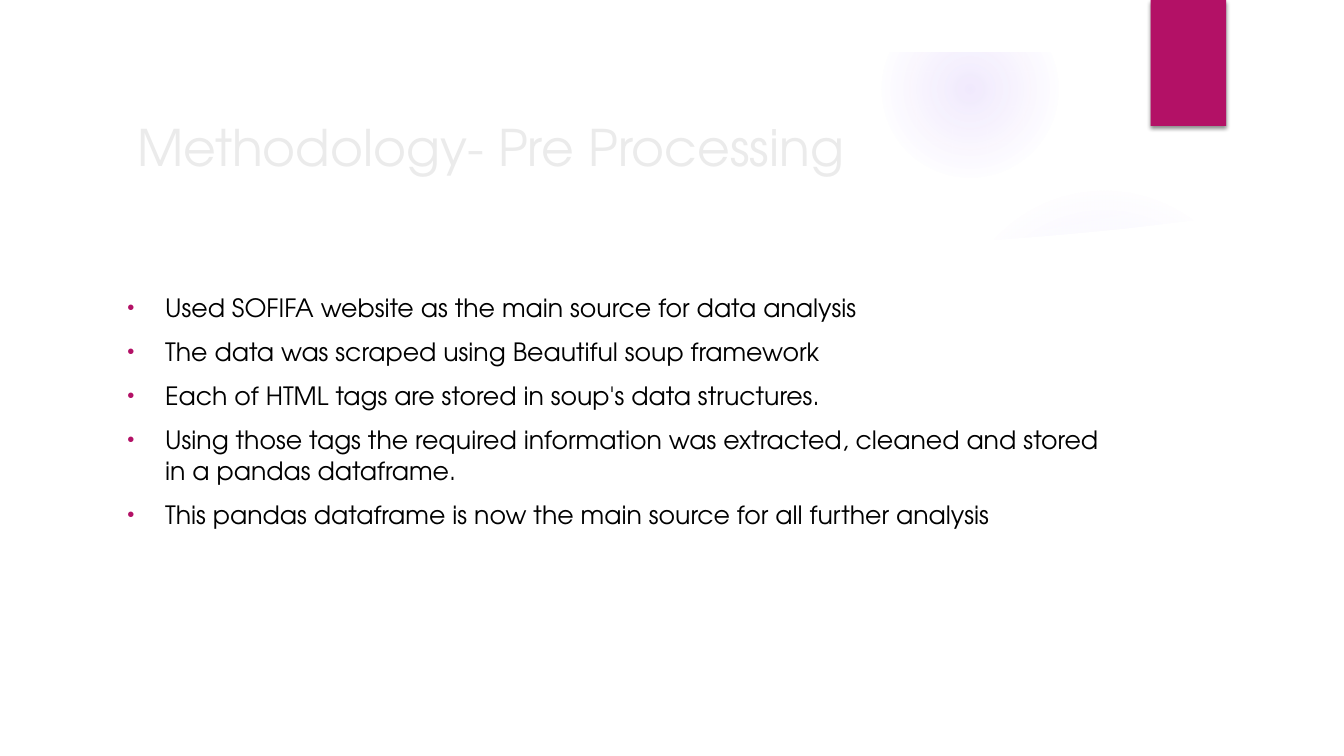
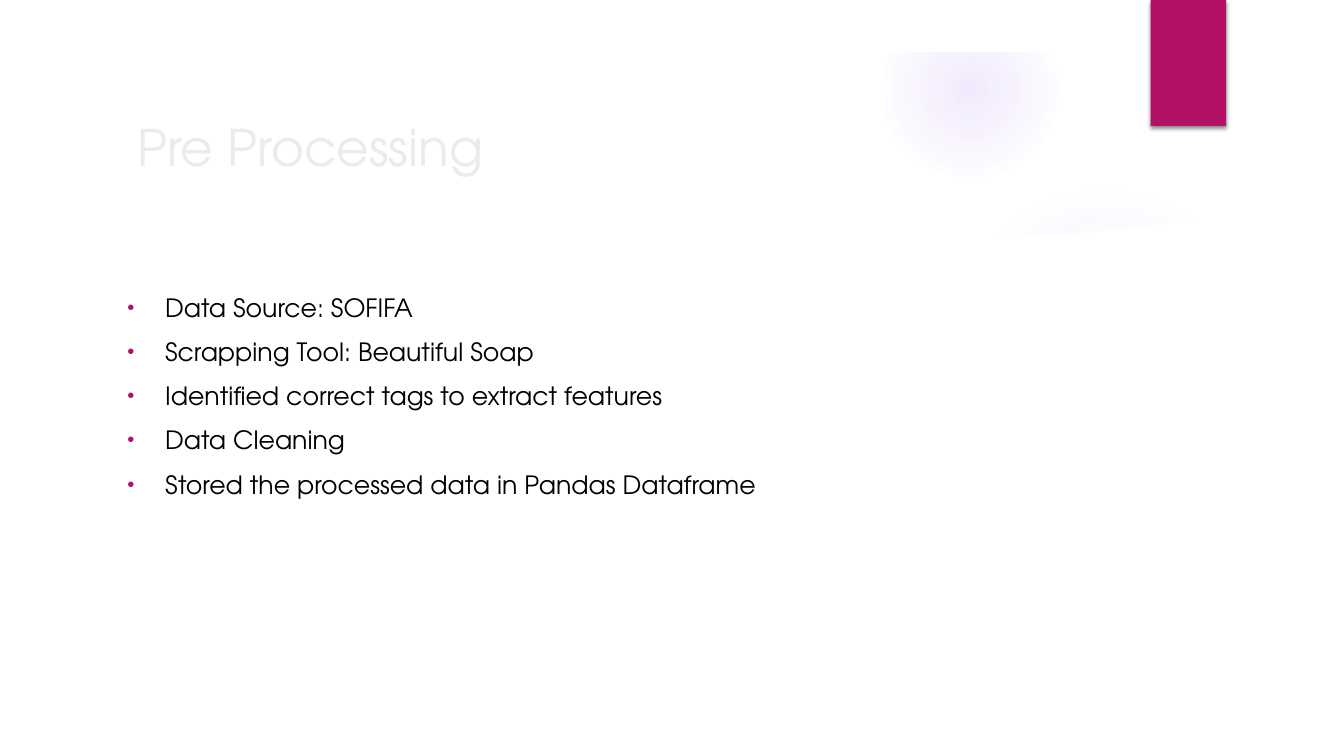
Before and after one commit to sharax/ECE_143_Group_11, a slide deck: slide 3 of ECE_143.pptx. Drawn at 1344x756 pixels with LibreOffice and Linux fonts; fonts in the diff are those of the drawing; background and template pictures are left out. Boxes give left, top, right and bottom in pixels: in the first picture for what was removed or moved away, otherwise in the second. Text is boxed around its words. In the diff, an @@ line names an element or a change of style, - is before the commit and + after.

```diff
--- a/ECE_143.pptx
+++ b/ECE_143.pptx
@@ title at (127, 107, 1093, 185): text changed @@
-Methodology- Pre Processing
+Pre Processing
@@ text at (165, 298, 756, 499): text changed @@
-• Used SOFIFA website as the main source for data analysis
-• The data was scraped using Beautiful soup framework
-• Each of HTML tags are stored in soup's data structures.
-• Using those tags the required information was extracted, cleaned and stored in a pandas dataframe.
-• This pandas dataframe is now the main source for all further analysis
+• Data Source: SOFIFA
+• Scrapping Tool: Beautiful Soap
+• Identified correct tags to extract features
+• Data Cleaning
+• Stored the processed data in Pandas Dataframe
```
Also in this commit, not shown: 12 other slides changed, 5 slides added, 4 slides removed.
